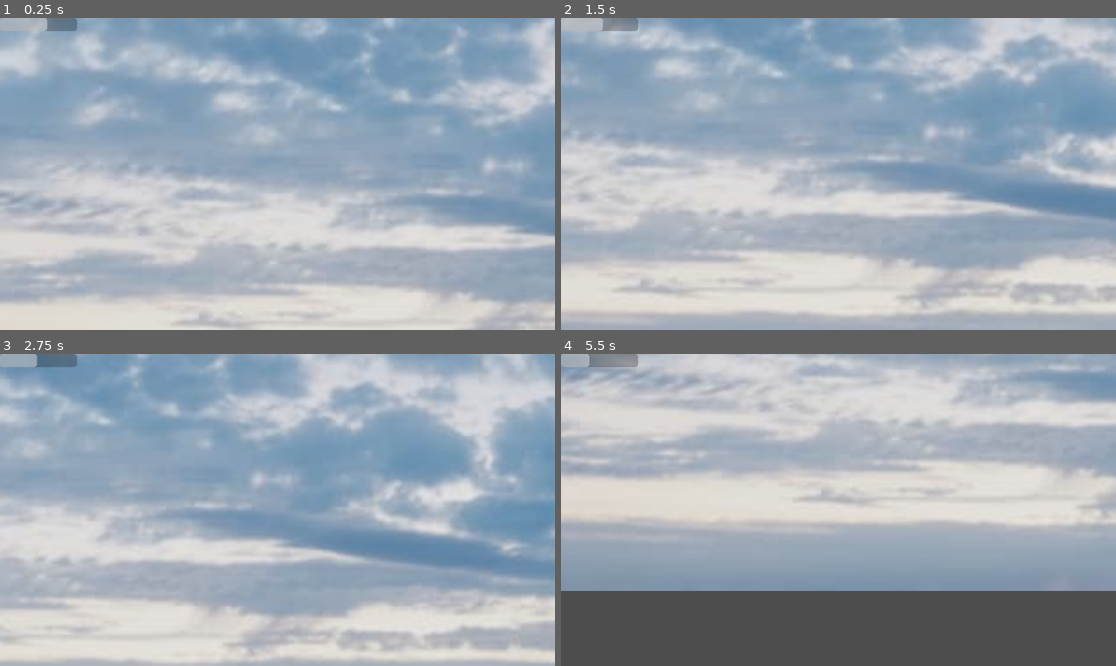
Above: before the commit, frames 1-4 (two rows, left to right).
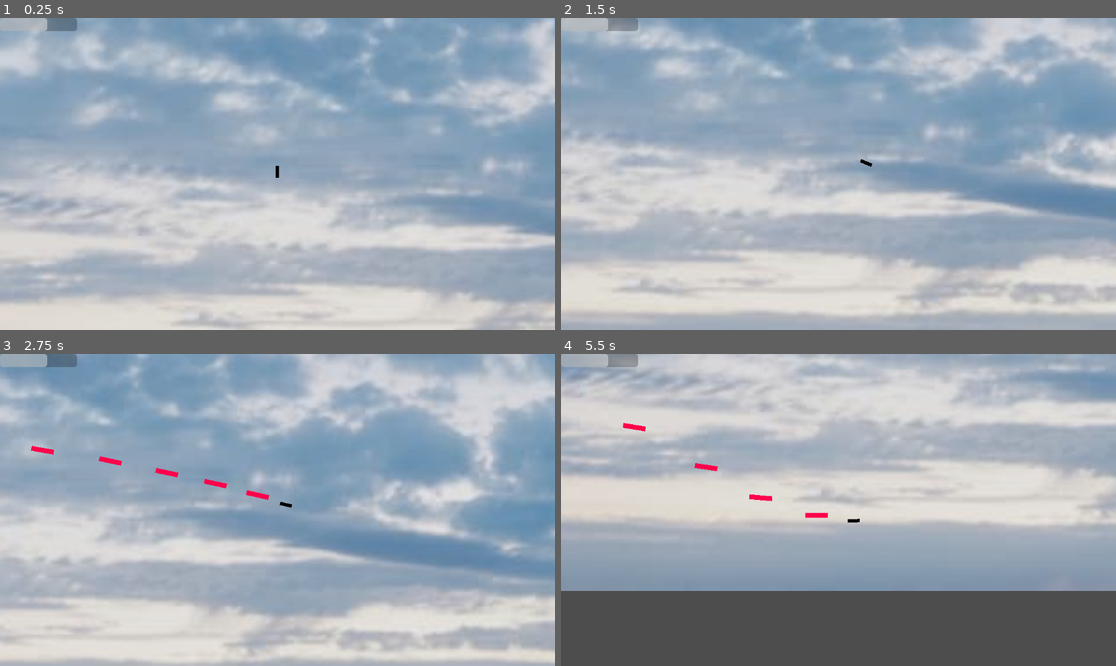
Above: after the commit, the same moments.

Repository: thatshawt/Brackey-gamejam-2024
Game: Godot game, scene res://scenes/boat_scene/boat_scene.tscn
Two runs of this game, one before a commit and one after it. Both use one fixed random seed, a clock stepped at 60 frames per second and the inputs below. The project has no main scene, so this scene is started directly.
Inputs (mouse positions are in pixels of both pictures, inside the frame that each line leads up to):
- Up to frame 1 (0.25 s): no input
- Up to frame 2 (1.5 s): move the mouse to (810, 236) at 0.52 s; press the mouse at (810, 236) at 0.53 s; hold D (MoveRight) from 0.53 s (still down); tap Space (Jump) at 0.77 s; move the mouse to (1005, 220) at 1.27 s; release the mouse at (1005, 220) at 1.28 s; tap W (Climb) at 1.35 s
- Up to frame 3 (2.75 s): tap Space (Jump) at 1.52 s; move the mouse to (111, 463) at 2.02 s; release D (MoveRight) at 2.03 s; press the mouse at (111, 463) at 2.03 s; hold A (MoveLeft) from 2.03 s (still down)
- Up to frame 4 (5.5 s): move the mouse to (866, 510) at 2.77 s; release the mouse at (866, 510) at 2.78 s; tap W (Climb) at 2.85, 4.35 s; tap Space (Jump) at 3.02, 3.77, 4.52 s; move the mouse to (755, 432) at 3.52 s; press the mouse at (755, 432) at 3.53 s; move the mouse to (960, 494) at 4.27 s; release A (MoveLeft) at 4.28 s; release the mouse at (960, 494) at 4.28 s; hold D (MoveRight) from 4.28 s (still down); move the mouse to (727, 525) at 5.02 s; press the mouse at (727, 525) at 5.03 s

The runs differ from the first frame. In frame 1, less than 0.1% of the frame differs, in the area x 49-51%, y 47-52%; in frame 2, less than 0.1%; in frame 3, 0.4%; in frame 4, 0.5%, in the area x 4-54%, y 0-55%.

Commit message:
started adding weapons
some weapon stuff

Diff:
--- a/scenes/boat_scene/boat_scene.tscn
+++ b/scenes/boat_scene/boat_scene.tscn
@@ -90,6 +90,8 @@
 remote_path = NodePath("../../AnimatableBody2D")
 
 [node name="AnimatableBody2D" type="AnimatableBody2D" parent="Path2D"]
+collision_layer = 3
+collision_mask = 3
 
 [node name="CollisionShape2D" type="CollisionShape2D" parent="Path2D/AnimatableBody2D"]
 shape = SubResource("RectangleShape2D_ngirm")
--- a/scenes/player/Player.gd
+++ b/scenes/player/Player.gd
@@ -52,6 +52,17 @@
 var attack_angle
 var attack_force := Vector2(500,500)
 var attacking := false
+var weapon
+var weapon_type := [
+	"Bow",
+	"Crossbow",
+	"Flintlock",
+	"Deagle",
+	"Shotgun",
+	"M16",
+	"Rocket Launcher",
+	"Beam Emitter"
+]
 
 #states
 var current_state = null
@@ -64,6 +75,7 @@
 @onready var Arm = $Arm
 
 func _ready():
+	weapon = weapon_type[0]
 	for state in STATES.get_children():
 		state.STATES = STATES
 		state.Player = self
@@ -95,7 +107,7 @@
 	if !downed:
 		if attack_input:
 			if !attacking:
-				attack()
+				_attack()
 
 	const DAMAGE_RATE = 5.0
 	var overlapping_mobs = $HurtBox.get_overlapping_bodies()
@@ -107,7 +119,7 @@
 					queue_free()
 	$CanvasLayer/HealthBar.value = health
 
-	camera_peak()
+	_camera_peak()
 	player_input()
 	change_state(current_state.update(delta))
 	if not _snap_up_stairs_check(delta):
@@ -208,20 +220,26 @@
 	if health == 0:
 		queue_free()
 
-func attack():
+func _attack():
 	const BULLET = preload("res://scenes/player/bullet.tscn")
 	var new_bullet = BULLET.instantiate()
-	new_bullet.global_position = $Arm/Marker2D.global_position
-	new_bullet.global_rotation = $Arm/Marker2D.global_rotation
-	$Arm/Marker2D.add_child(new_bullet)
-	var recoil := 1.3
-	#velocity += recoil * -$Arm/ColorRect.rotation
+	match weapon:
+		"Bow":
+			new_bullet.global_position = $Arm/Marker2D.global_position
+			new_bullet.global_rotation = $Arm/Marker2D.global_rotation
+			$Arm/Marker2D.add_child(new_bullet)
+			var recoil := 1.3
+			#velocity += recoil * -$Arm/ColorRect.rotation
+		"Crossbow":
+			new_bullet.global_position = $Arm/Marker2D.global_position
+			new_bullet.global_rotation = $Arm/Marker2D.global_rotation
+			$Arm/Marker2D.add_child(new_bullet)
 
 	attacking = true
 	await get_tree().create_timer(attack_duration).timeout
 	attacking = false
 
-func camera_peak():
+func _camera_peak():
 	var sensitivity = 6
 	var mouse_pos = get_local_mouse_position()
 	Camera.position = (mouse_pos / sensitivity)
--- a/scenes/player/bullet.gd
+++ b/scenes/player/bullet.gd
@@ -4,7 +4,7 @@
 
 func _physics_process(delta):
 	const SPEED = 1000
-	const RANGE = 1200
+	const RANGE = 800
 
 	var direction := Vector2.RIGHT.rotated(rotation)
 	position += direction * SPEED * delta
--- a/scenes/player/bullet.tscn
+++ b/scenes/player/bullet.tscn
@@ -7,6 +7,8 @@
 
 [node name="Bullet" type="Area2D"]
 top_level = true
+collision_layer = 2
+collision_mask = 2
 script = ExtResource("1_rhrhc")
 
 [node name="ColorRect" type="ColorRect" parent="."]
--- a/scenes/player/player.tscn
+++ b/scenes/player/player.tscn
@@ -92,11 +92,12 @@
 target_position = Vector2(-14, 0)
 
 [node name="Arm" type="Node2D" parent="."]
-visible = false
+position = Vector2(0, -27)
 
 [node name="ColorRect" type="ColorRect" parent="Arm"]
 offset_top = -3.0
 offset_right = 25.0
 offset_bottom = 4.0
+color = Color(0, 0, 0, 1)
 
 [node name="Marker2D" type="Marker2D" parent="Arm"]
--- /dev/null
+++ b/scenes/upgrades/upgrades.tscn
@@ -0,0 +1,81 @@
+[gd_scene format=3 uid="uid://bvkr7vwsktcup"]
+
+[node name="Upgrades" type="Control"]
+layout_mode = 3
+anchors_preset = 9
+anchor_bottom = 1.0
+offset_left = 41.0
+offset_right = 41.0
+grow_vertical = 2
+
+[node name="MarginContainer" type="MarginContainer" parent="."]
+layout_mode = 1
+anchors_preset = 15
+anchor_right = 1.0
+anchor_bottom = 1.0
+offset_left = -30.0
+offset_right = 202.0
+grow_horizontal = 2
+grow_vertical = 2
+theme_override_constants/margin_left = 40
+theme_override_constants/margin_top = 40
+theme_override_constants/margin_right = 0
+theme_override_constants/margin_bottom = 40
+
+[node name="Panel" type="Panel" parent="MarginContainer"]
+layout_mode = 2
+
+[node name="HBoxContainer" type="SplitContainer" parent="MarginContainer"]
+layout_mode = 2
+dragger_visibility = 2
+
+[node name="ScrollContainer" type="ScrollContainer" parent="MarginContainer/HBoxContainer"]
+layout_mode = 2
+horizontal_scroll_mode = 0
+
+[node name="VBoxContainer" type="VBoxContainer" parent="MarginContainer/HBoxContainer/ScrollContainer"]
+layout_mode = 2
+
+[node name="Label" type="Label" parent="MarginContainer/HBoxContainer/ScrollContainer/VBoxContainer"]
+layout_mode = 2
+text = "Ship Integrity"
+
+[node name="Label2" type="Label" parent="MarginContainer/HBoxContainer/ScrollContainer/VBoxContainer"]
+layout_mode = 2
+text = "Weapons"
+
+[node name="Label3" type="Label" parent="MarginContainer/HBoxContainer/ScrollContainer/VBoxContainer"]
+layout_mode = 2
+text = "Items"
+
+[node name="ScrollContainer2" type="ScrollContainer" parent="MarginContainer/HBoxContainer"]
+layout_mode = 2
+horizontal_scroll_mode = 0
+
+[node name="VBoxContainer2" type="VBoxContainer" parent="MarginContainer/HBoxContainer/ScrollContainer2"]
+layout_mode = 2
+
+[node name="Label" type="Label" parent="MarginContainer/HBoxContainer/ScrollContainer2/VBoxContainer2"]
+layout_mode = 2
+text = "1"
+
+[node name="Label2" type="Label" parent="MarginContainer/HBoxContainer/ScrollContainer2/VBoxContainer2"]
+layout_mode = 2
+text = "2"
+
+[node name="Label3" type="Label" parent="MarginContainer/HBoxContainer/ScrollContainer2/VBoxContainer2"]
+layout_mode = 2
+text = "3"
+
+[node name="Label4" type="Label" parent="MarginContainer/HBoxContainer/ScrollContainer2/VBoxContainer2"]
+layout_mode = 2
+text = "4
+"
+
+[node name="Label5" type="Label" parent="MarginContainer/HBoxContainer/ScrollContainer2/VBoxContainer2"]
+layout_mode = 2
+text = "5"
+
+[node name="Label6" type="Label" parent="MarginContainer/HBoxContainer/ScrollContainer2/VBoxContainer2"]
+layout_mode = 2
+text = "6"
